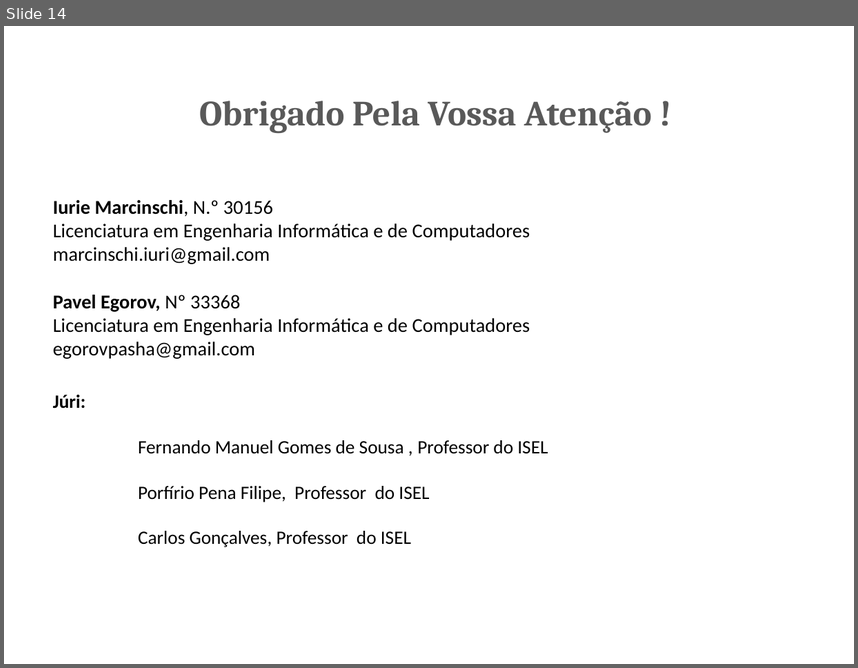
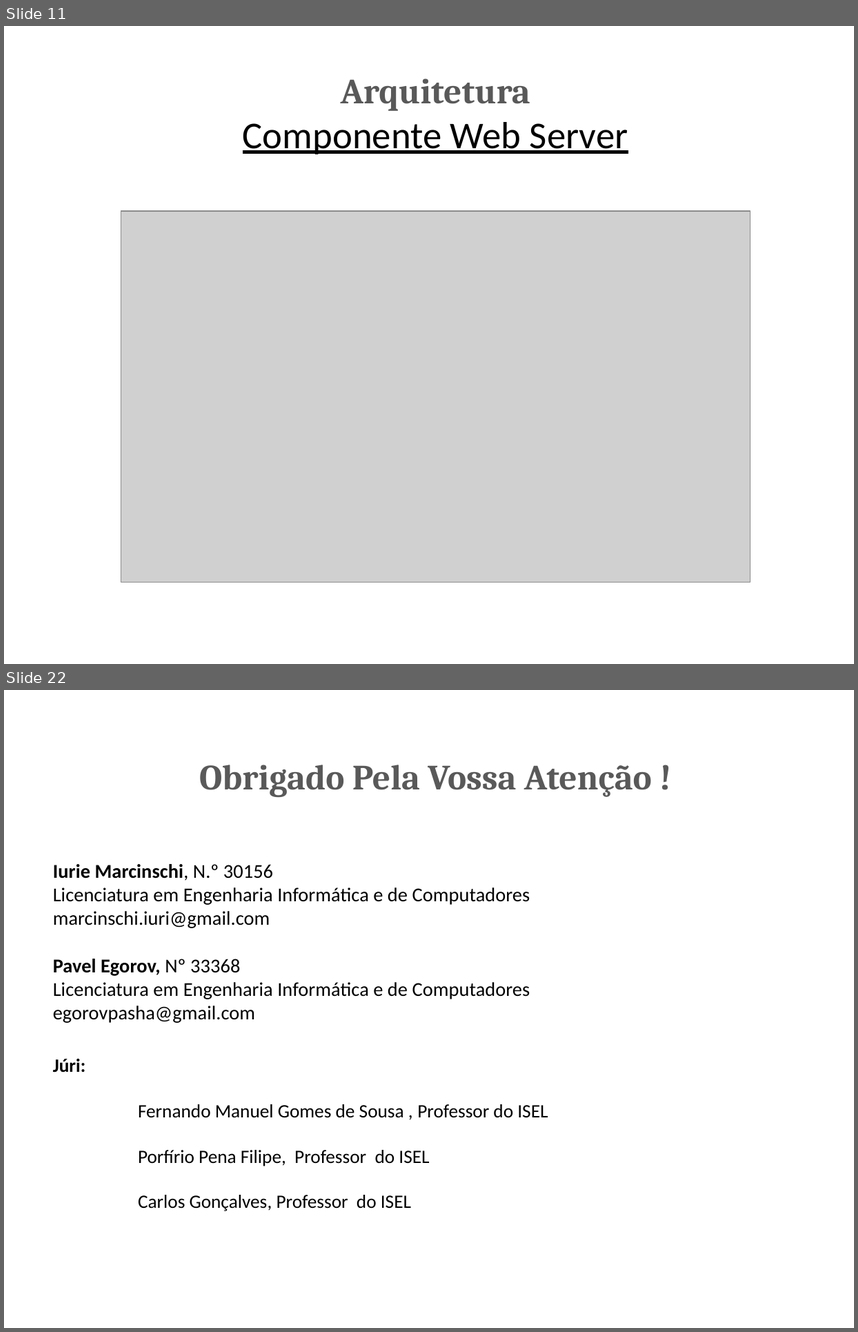
Before and after one commit to marcinschi-iuri/ciaasDocs, a slide deck: PCIS.pptx. Shown one above the other, each under a label of ours: slide 14 before the commit, slides 11 and 22 after it; the slides between them are not shown. The pictures are 858x668 and 858x1332 pixels, drawn with LibreOffice and Linux fonts; fonts in the diff are those of the drawing; grey boxes stand for pictures. Boxes give left, top, right and bottom in pixels: in the first picture for what was removed or moved away, otherwise in the second. Text is boxed around its words. In the diff, an @@ line names an element or a change of style, - is before the commit and + after.

```diff
--- a/PCIS.pptx
+++ b/PCIS.pptx
@@ slide 11 added at [4,26,854,664], background #FFFFFF @@
@@ text added at [243,78,628,154], 32 pt, text #000000, underline @@
+Arquitetura
+Componente Web Server
@@ picture added at [121,212,751,582] @@
@@ what was slide 14 is now slide 22 @@
```
Also in this commit, not shown: 13 slides changed, 7 other slides added, 2 other files.
